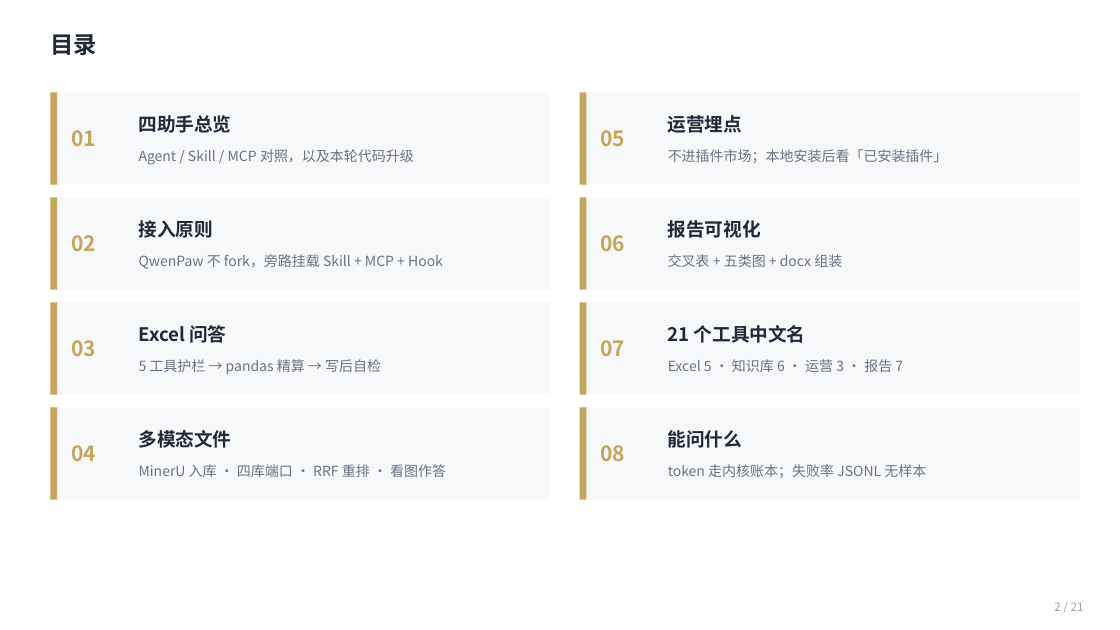
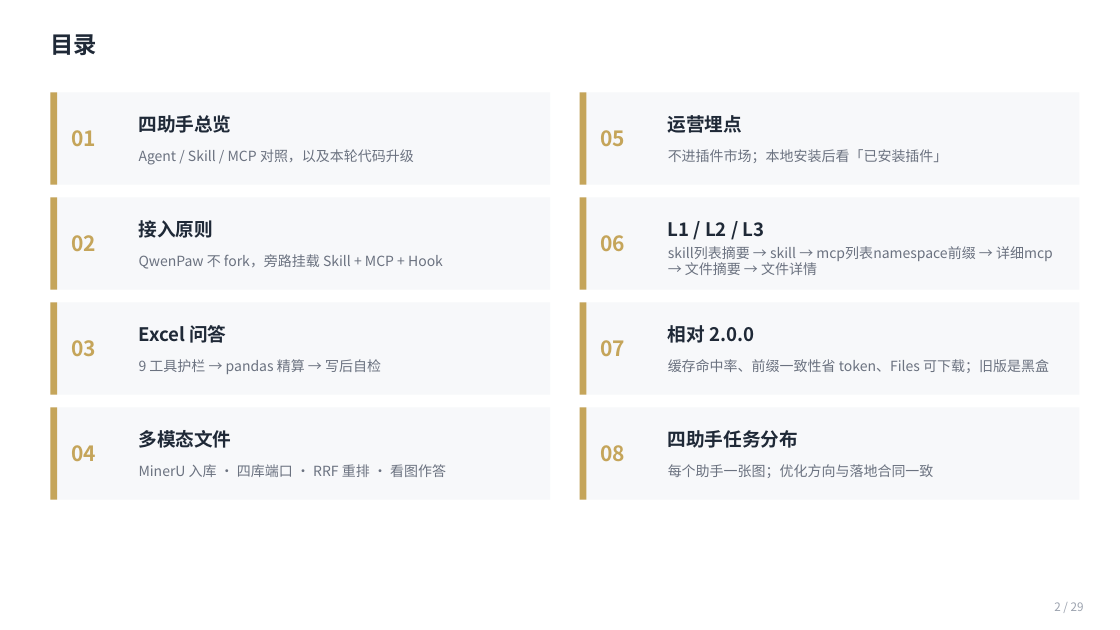
Before and after one commit to LiNan1984/shunde-poc, a slide deck: slide 2 of docs/演示材料/顺德POC四助手架构.pptx. Drawn at 1120x630 pixels with LibreOffice and Linux fonts; fonts in the diff are those of the drawing. Boxes give left, top, right and bottom in pixels: in the first picture for what was removed or moved away, otherwise in the second. Text is boxed around its words. In the diff, an @@ line names an element or a change of style, - is before the commit and + after.

```diff
--- a/docs/演示材料/顺德POC四助手架构.pptx
+++ b/docs/演示材料/顺德POC四助手架构.pptx
@@ text at [668,222,765,237]: text changed @@
-报告可视化
+L1 / L2 / L3
@@ text at [668,246,1053,275]: text changed @@
-交叉表 + 五类图 + docx 组装
+skill列表摘要 → skill → mcp列表namespace前缀 → 详细mcp → 文件摘要 → 文件详情
@@ text at [668,325,754,343]: text changed @@
-21 个工具中文名
+相对 2.0.0
@@ text at [139,359,381,374]: text changed @@
-5 工具护栏 → pandas 精算 → 写后自检
+9 工具护栏 → pandas 精算 → 写后自检
@@ text at [668,359,1049,373]: text changed @@
-Excel 5 · 知识库 6 · 运营 3 · 报告 7
+缓存命中率、前缀一致性省 token、Files 可下载；旧版是黑盒
@@ text at [668,430,798,448]: text changed @@
-能问什么
+四助手任务分布
@@ text at [668,464,934,478]: text changed @@
-token 走内核账本；失败率 JSONL 无样本
+每个助手一张图；优化方向与落地合同一致
@@ text at [1054,602,1084,611]: text changed @@
-2 / 21
+2 / 29
```
Also in this commit, not shown: 19 other slides changed, 9 slides added, 1 slide removed, 20 other files.
